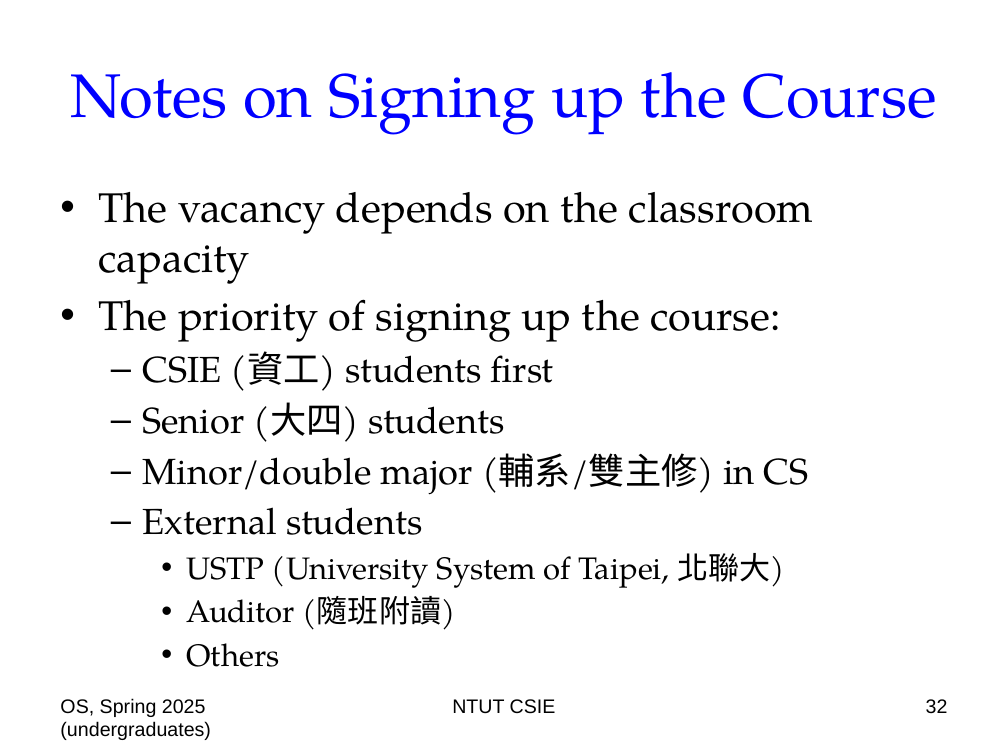
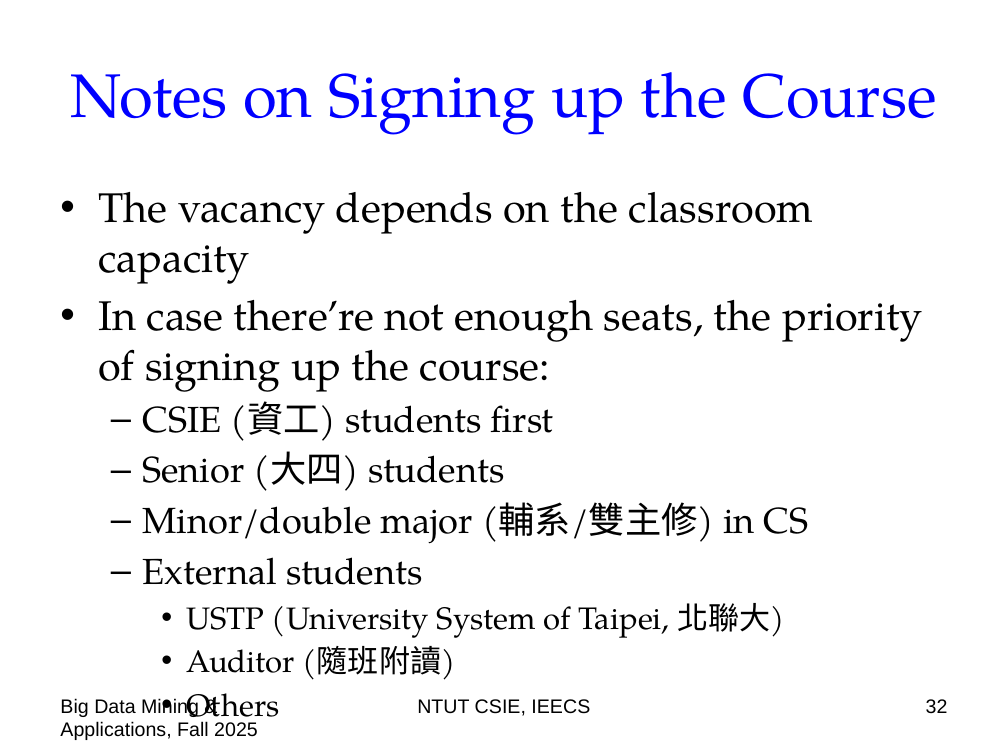
Before and after one commit to chriswjh/chriswjh.github.io, a slide deck: slide 32 of BDM/00-overview.pptx. Drawn at 1008x756 pixels with LibreOffice and Linux fonts; fonts in the diff are those of the drawing. Boxes give left, top, right and bottom in pixels: in the first picture for what was removed or moved away, otherwise in the second. Text is boxed around its words. In the diff, an @@ line names an element or a change of style, - is before the commit and + after.

```diff
--- a/BDM/00-overview.pptx
+++ b/BDM/00-overview.pptx
@@ text at box(98, 300, 923, 392): text changed @@
-• The priority of signing up the course:
+• In case there’re not enough seats, the priority of signing up the course:
@@ text at box(60, 697, 258, 740): text changed @@
-OS, Spring 2025 (undergraduates)
+Big Data Mining & Applications, Fall 2025
@@ text at box(417, 699, 590, 716): text changed @@
-NTUT CSIE
+NTUT CSIE, IEECS
```
Also in this commit, not shown: 3 other slides changed.
